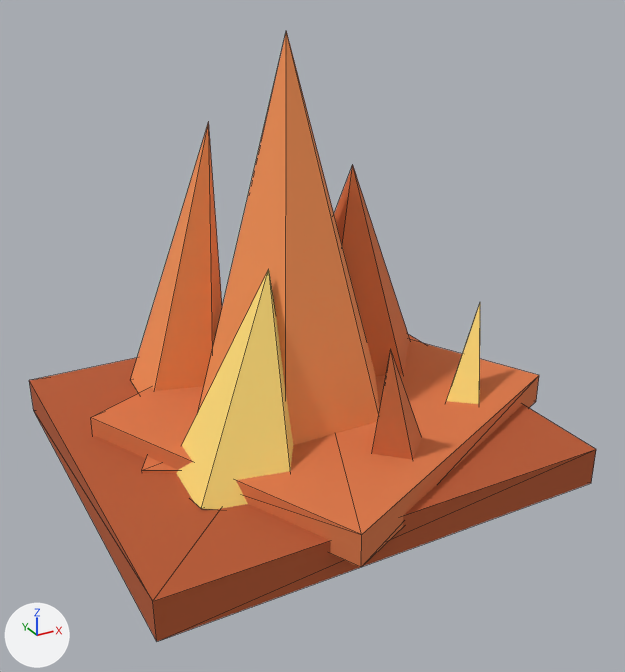
An edit to the glTF model resources/deposits/models/pyromite_flat.glb, drawn before and after from the same camera.
Before and after are seen from a 50 mm lens placed at (-1.14, -2.22, 1.49), pointed at (0.06, -0.03, 0.39). The lights are fixed; the arrows at lower left show +X, +Y and +Z. The picture after the commit comes second. Mesh edges are drawn as thin lines. Where no turn or scale is listed for an object, it has been applied to the vertices. Vertices at exactly the same position are counted once.

Names of what the first picture shows: 'PyroBase', 'PyroBase2', 'PyroPeak_0', 'PyroPeak_1', 'PyroPeak_2', 'PyroPeak_3', 'PyroShard_0', 'PyroShard_1' and 1 more.
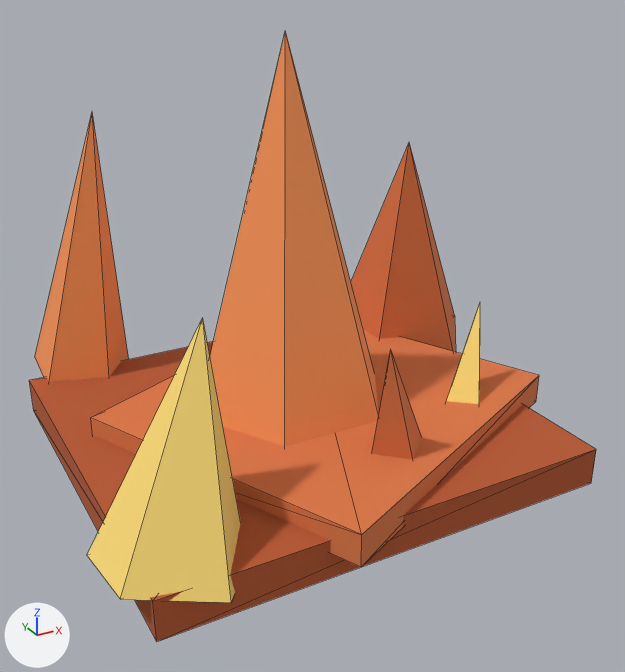
The newer file is also rescaled (x0.5) as a whole; pictures and numbers use the older file's frame.

Changed parts and their boxes [x1, y1, x2, y2] in the pictures (625 x 672 px):
'PyroPeak_2', moved: before [176, 269, 293, 509]; after [87, 318, 241, 603]
'PyroPeak_3', moved: before [131, 121, 222, 393]; after [35, 113, 129, 382]
'PyroPeak_1', moved: before [334, 165, 410, 376]; after [351, 143, 456, 352]

The edits, one by one:
me_cone_001 is used by ob_pyropeak_1; location (0.35, 0.206, 0.08).
me_cone_001 had 6 vertices, 8 faces and spanned x -0.229..0.277, y -0.26..0.26, z -0.065..0.823.
me_cone_001 now has 6 vertices, 8 faces and spans x 0.121..0.627, y -0.055..0.466, z -0.065..0.823.
me_cone_001 part 1: the whole mesh is moved by (0.35, 0.206, 0.0).
me_cone_002 is used by ob_pyropeak_2; location (-0.3, -0.244, 0.06).
me_cone_002 had 6 vertices, 8 faces and spanned x -0.178..0.213, y -0.206..0.206, z -0.057..0.618.
me_cone_002 now has 6 vertices, 8 faces and spans x -0.478..-0.087, y -0.45..-0.038, z -0.057..0.618.
me_cone_002 part 2: the whole mesh is moved by (-0.3, -0.244, 0.0).
me_cone_003 is used by ob_pyropeak_3; location (-0.25, 0.356, 0.1).
me_cone_003 had 6 vertices, 8 faces and spanned x -0.146..0.179, y -0.17..0.17, z -0.03..0.936.
me_cone_003 now has 6 vertices, 8 faces and spans x -0.396..-0.071, y 0.186..0.525, z -0.03..0.936.
me_cone_003 part 3: the whole mesh is moved by (-0.25, 0.356, 0.0).
